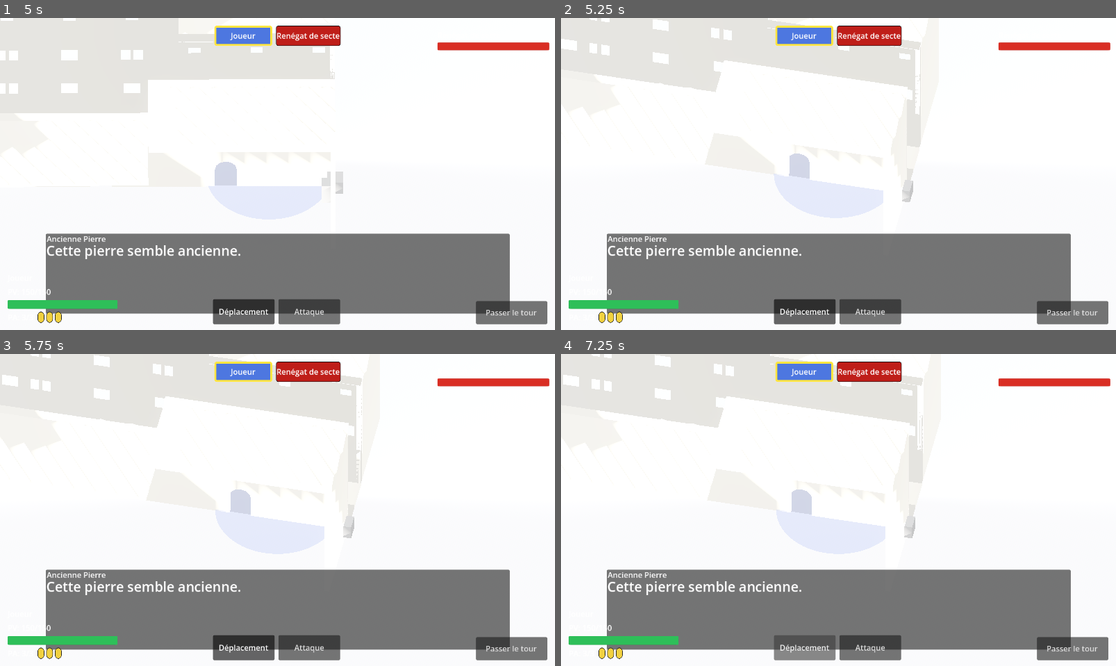
Above: before the commit, frames 1-4 (two rows, left to right).
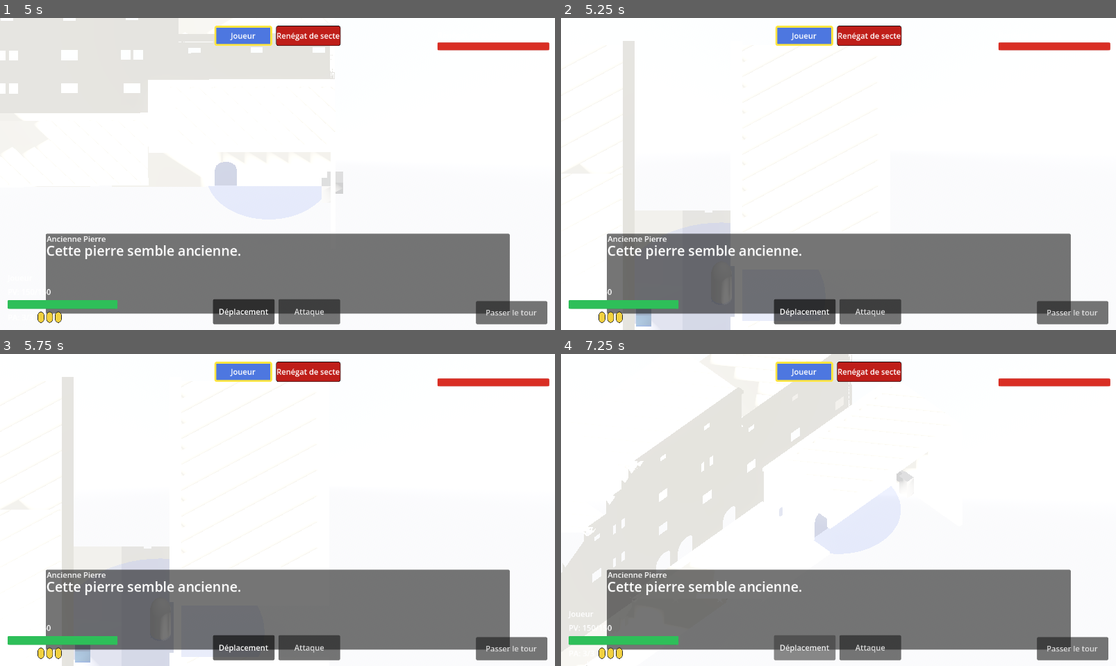
Above: after the commit, the same moments.

Repository: sillpct/lagoutte
Game: Godot game, scene res://scenes/main/main.tscn
The game is run twice, just before and just after one commit, with the same random seed, the same clock (stepped at 60 frames per second) and the same inputs.
Inputs (mouse positions are in pixels of both pictures, inside the frame that each line leads up to):
- Up to frame 1 (5 s): click "Nouvelle Partie" at 0.5 s; tap Enter (ui_accept) at 1.25, 1.52, 2.27, 3.77, 4.52 s; move the mouse to (399, 158) at 1.27 s; hold Right (ui_right) 1.28-2.03 s; hold R (recenter_camera) 1.28-2.03 s; click (399, 158) at 1.42 s; move the mouse to (166, 189) at 2.02 s; hold Down (ui_down) 2.03-2.78 s; tap T (end_turn) at 2.1 s; tap R (recenter_camera) at 2.3, 3.05, 3.6, 4.55 s; move the mouse to (333, 105) at 2.77 s; hold Right (ui_right) 2.78-3.53 s; hold E (interact) 2.78-3.53 s; move the mouse to (249, 236) at 3.52 s; hold Up (ui_up) 3.53-4.28 s; click (249, 236) at 3.67 s; move the mouse to (444, 220) at 4.27 s; hold Left (ui_left) from 4.28 s (still down); hold C (start_test_combat) from 4.28 s (still down)
- Up to frame 2 (5.25 s): keep holding Left (ui_left); move the mouse to (672, 127) at 5.02 s; release C (start_test_combat) at 5.03 s; tap V (start_test_sequence) at 5.1 s
- Up to frame 3 (5.75 s): keep holding Left (ui_left); tap Enter (ui_accept) at 5.27 s; tap R (recenter_camera) at 5.3 s
- Up to frame 4 (7.25 s): move the mouse to (866, 510) at 5.77 s; release Left (ui_left) at 5.78 s; hold Down (ui_down) 5.78-6.5 s; hold A (toggle_attack_mode) 5.78-6.5 s; click (866, 510) at 5.92 s; tap R (recenter_camera) at 6.05 s; click "Déplacement" at 6.5 s

Frame 1 is identical in both runs. In frame 2, 14% of the frame differs, in the area x 0-65%, y 0-100%; in frame 3, 14%; in frame 4, 22%, in the area x 0-66%, y 0-100%.

Commit message:
Update camera_pivot.gd

Diff:
--- a/scenes/exploration/camera_pivot.gd
+++ b/scenes/exploration/camera_pivot.gd
@@ -14,6 +14,7 @@
 
 var _is_rotating := false
 var _is_free := false
+var _is_scripted_camera := false
 var _default_basis: Basis
 var _default_camera_size := 20.0
 
@@ -26,18 +27,18 @@
 
 func _process(delta: float) -> void:
 
-	if target != null and not _is_free:
+	if target != null and not _is_free and not _is_scripted_camera:
 		global_position = global_position.lerp(
 			target.global_position,
 			follow_speed * delta
 		)
-	if _is_sequence_running():
+	if _is_scripted_camera or _is_sequence_running():
 		return
 	_update_keyboard_rotation(delta)
 	_update_keyboard_pan(delta)
 
 func _unhandled_input(event: InputEvent) -> void:
-	if _is_sequence_running():
+	if _is_scripted_camera or _is_sequence_running():
 		return
 
 	if event is InputEventMouseButton:
@@ -60,11 +61,29 @@
 func recenter_camera() -> void:
 	_is_rotating = false
 	_is_free = false
+	_is_scripted_camera = false
 	basis = _default_basis
 	if target != null:
 		global_position = target.global_position
 	if _camera != null:
 		_camera.size = _default_camera_size
+
+func begin_scripted_camera() -> void:
+	_is_rotating = false
+	_is_free = true
+	_is_scripted_camera = true
+
+func set_scripted_view(pivot_position: Vector3, rotation_y: float, zoom_size: float) -> void:
+	if not _is_scripted_camera:
+		begin_scripted_camera()
+	global_position = pivot_position
+	rotation.y = rotation_y
+	if _camera != null:
+		_camera.size = clampf(zoom_size, min_zoom_size, max_zoom_size)
+
+func end_scripted_camera_restore() -> void:
+	_is_scripted_camera = false
+	recenter_camera()
 
 func _zoom(size_delta: float) -> void:
 	if _camera == null:
